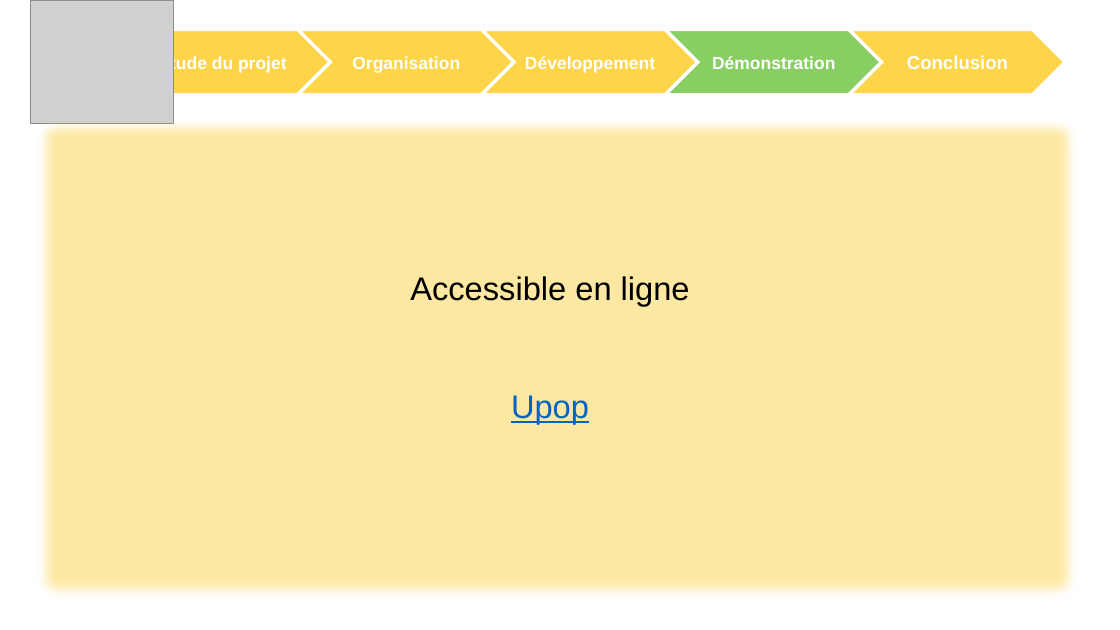
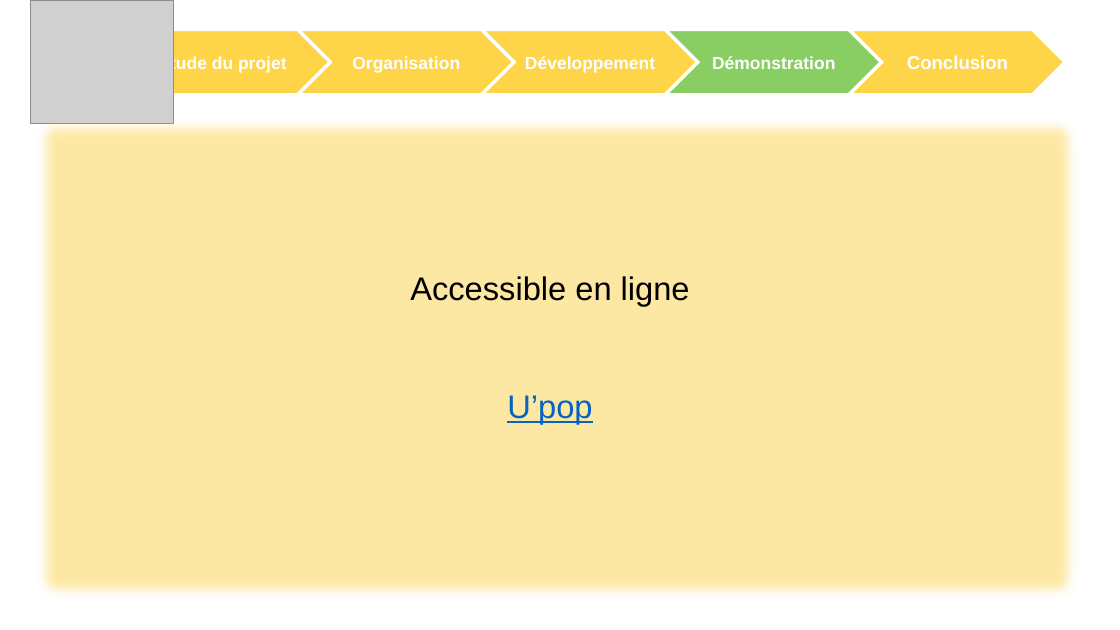
Before and after one commit to ChampemeDylan/UPOP, a slide deck: slide 25 of DIAPO.pptx. Drawn at 1120x630 pixels with LibreOffice and Linux fonts; fonts in the diff are those of the drawing; grey boxes stand for pictures; background and template pictures are left out. Boxes give left, top, right and bottom in pixels: in the first picture for what was removed or moved away, otherwise in the second. Text is boxed around its words. In the diff, an @@ line names an element or a change of style, - is before the commit and + after.

Commit message:
Anis
MAJ

```diff
--- a/DIAPO.pptx
+++ b/DIAPO.pptx
@@ text at bbox=[507, 395, 592, 424]: text changed @@
-Upop
+U’pop
```
